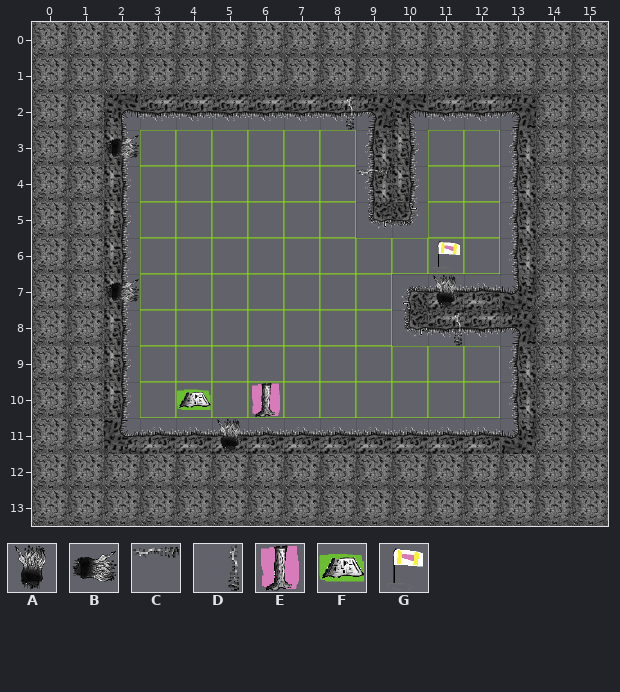
Tiled map -- Project/Maps/crap a Travis/Level_06.tmx. The picture above was drawn from the file before the commit.
Cells are 64x64 px. Shown: x 0..15, y 0..13.
Key: from "Decorations": A 0, B 1, C 8, D 9; from "Ingredients": E 6, F 7, G 10.
_ is an empty cell.
Layers that did not change in this view are not listed.
Layer "Decorations" before, first column x 0:
 0 ________________
 1 ________________
 2 ________D_______
 3 __B_____________
 4 _________C______
 5 ________________
 6 ________________
 7 __B________A____
 8 ___________D____
 9 ________________
10 ________________
11 _____A__________
12 ________________
13 ________________
New version:
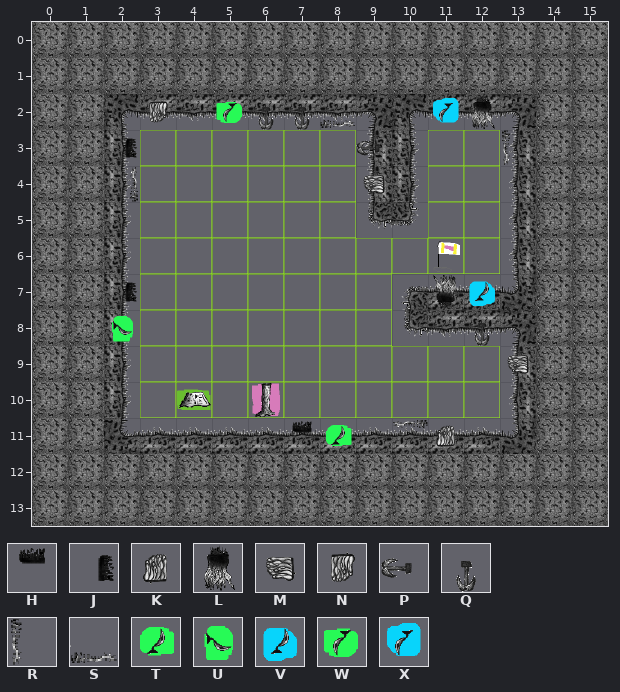
Further tiles: from "Decorations": H 2, J 3, K 4, L 11, M 14, N 15, P 16, Q 17, R 18, S 19, T 26, U 27, V 28, W 37, X 39.
The edit:
Layer "Ingredients":
The author put tile T in row 11 at x 8.
The author put tile U in row 8 at x 2.
The author put tile V in row 7 at x 12.
The author put tile W in row 2 at x 5.
The author put tile X in row 2 at x 11.
Layer "Decorations":
The author put tile C in row 11 at x 10.
The author put tile D in row 4 at x 2.
The author put tile H in row 11 at x 7.
Tile B becomes tile J in row 3 at x 2; in row 7 at x 2.
The author put tile K in row 11 at x 11.
The author put tile L in row 2 at x 12.
Tile C becomes tile M in row 4 at x 9.
The author put tile M in row 9 at x 13.
The author put tile N in row 2 at x 3.
The author put tile P in row 3 at x 9.
The author put tile Q in row 2 at x 6 to 7; in row 8 at x 12.
The author put tile R in row 3 at x 13.
Tile D becomes tile S in row 2 at x 8.
The edit erases tile A in row 11 at x 5.
The edit erases tile D in row 8 at x 11.
Changed places in both pictures, as pixel boxes (x1, y1, x2, y2):
changed: (105, 100, 168, 202)
changed: (216, 95, 392, 194)
added: (433, 95, 510, 165)
changed: (105, 279, 139, 342)
changed: (454, 281, 530, 374)
removed: (217, 419, 240, 453)
added: (292, 421, 352, 446)
added: (393, 420, 455, 448)
